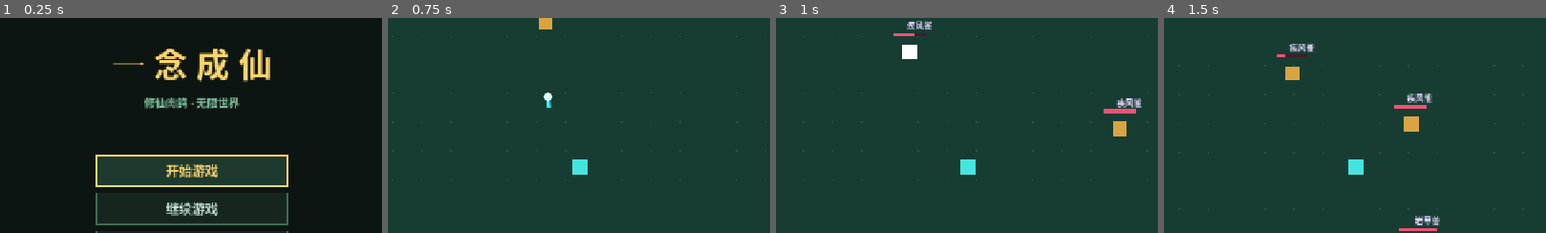
Above: before the commit, frames 1-4 (left to right).
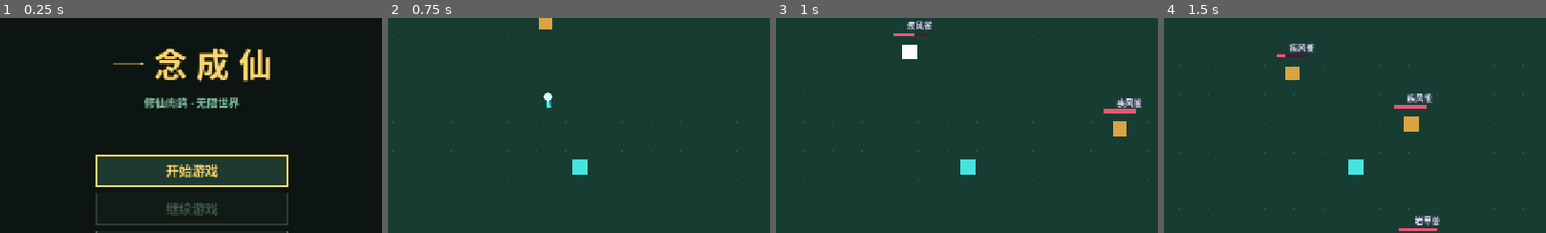
Above: after the commit, the same moments.

Repository: AkiFinn3/yinian-cheng-xian
Game: Godot game, scene res://scenes/main.tscn
Two runs of this game, one before a commit and one after it. Both use one fixed random seed, a clock stepped at 60 frames per second and the inputs below.
Inputs (mouse positions are % of the whole screen's width and height, from its top left):
- Up to frame 1 (0.25 s): no input
- Up to frame 2 (0.75 s): tap Enter at 0.5, 0.6 s; move the mouse to (72, 45) at 0.52 s; hold Right (ui_right) from 0.53 s (still down); click (72, 45) at 0.67 s
- Up to frame 3 (1 s): keep holding Right (ui_right); tap Space at 0.77 s; tap Keypad Enter at 0.8 s
- Up to frame 4 (1.5 s): tap Space at 1.07 s; move the mouse to (30, 55) at 1.27 s; release Right (ui_right) at 1.28 s; hold Down (ui_down) from 1.28 s (still down); tap Keypad Enter at 1.35 s; click (30, 55) at 1.42 s
The pictures show only the part of the screen within x 25-75%, y 15-65%; the shares and areas given below are measured in that part.

The runs differ from the first frame. In frame 1, 1.3% of the frame differs, in the area x 25-76%, y 81-97%; in frame 2, nothing differs; in frame 3, nothing differs; in frame 4, nothing differs.

Commit message:
v0.18.0 存档系统
- 单槽位 JSON 存档（user://save.json），版本号 1
- 自动存档每 15 秒，只在安全状态写盘
- 存档 6 组：player/progress/stats/items/skills/session
- 主菜单「继续游戏」读档，显示存档摘要，无存档时变灰
- 暂停菜单新增「保存进度」，返回主菜单前自动存
- 损坏存档/版本不匹配安全拒绝
- 不存临时状态（妖兽/晶石/剑气/障碍物），读档后按境界重建

测试：语法通过、900 帧 0 错误、31 项状态核对、自动存档 15.01 秒、全流程全通过

Diff:
--- a/scripts/main.gd
+++ b/scripts/main.gd
@@ -276,6 +276,12 @@
 
 	run_time += delta
 
+	# 自动存档：每 15 秒一次（只在安全状态才真的写盘）
+	save_timer += delta
+	if save_timer >= AUTOSAVE_INTERVAL:
+		save_timer = 0.0
+		save_game()
+
 	damage_cooldown = maxf(0.0, damage_cooldown - delta)
 	sword_cooldown = maxf(0.0, sword_cooldown - delta)
 	invincible_timer = maxf(0.0, invincible_timer - delta)
@@ -1942,9 +1948,9 @@
 		if event is InputEventKey and event.pressed and not event.echo:
 			match event.keycode:
 				KEY_UP, KEY_W:
-					pause_selection = (pause_selection + 1) % 2
+					pause_selection = (pause_selection + 2) % 3
 				KEY_DOWN, KEY_S:
-					pause_selection = (pause_selection + 1) % 2
+					pause_selection = (pause_selection + 1) % 3
 				KEY_ENTER, KEY_KP_ENTER:
 					select_pause_menu(pause_selection)
 				KEY_ESCAPE:
@@ -2021,7 +2027,7 @@
 # 主菜单与暂停（v0.17.0）
 # ==========================================
 
-# 主菜单选项：0 开始游戏 / 1 继续上次 / 2 退出
+# 主菜单选项：0 开始游戏 / 1 继续游戏 / 2 退出
 func select_main_menu(index: int) -> void:
 	match index:
 		0:
@@ -2029,20 +2035,34 @@
 			is_paused = false
 			restart_game()
 		1:
-			# 暂无存档系统，先按新开处理
 			in_main_menu = false
 			is_paused = false
-			restart_game()
+			if not load_game():
+				# 没有存档或存档损坏 → 按新开处理
+				restart_game()
+				message_text = "未找到存档，已重新开始"
+				message_timer = 2.0
 		2:
 			get_tree().quit()
 
 
+# 暂停选项：0 继续 / 1 保存进度 / 2 返回主菜单
 func select_pause_menu(index: int) -> void:
 	match index:
 		0:
 			is_paused = false
 		1:
+			# 手动保存（暂停中也能存，先临时放开暂停标记）
 			is_paused = false
+			var ok := save_game()
+			is_paused = true
+			message_text = "进度已保存" if ok else "当前状态无法保存"
+			message_timer = 2.0
+			pause_selection = 0
+		2:
+			# 返回主菜单前自动存一次
+			is_paused = false
+			save_game()
 			in_main_menu = true
 
 
@@ -2078,7 +2098,7 @@
 
 
 func get_pause_index_at(pos: Vector2) -> int:
-	for i in range(2):
+	for i in range(3):
 		if get_pause_item_rect(i).has_point(pos):
 			return i
 	return -1
@@ -2111,17 +2131,30 @@
 
 	var labels := ["开始游戏", "继续游戏", "退出"]
 	var hovered := get_hovered_menu_index()
+	var info := get_save_info()
+	var has_saved := not info.is_empty()
 
 	for i in range(3):
 		var rect := get_menu_item_rect(i)
 		var is_hover := (i == hovered) or (i == menu_selection and hovered < 0)
-
-		if is_hover:
+		# 没有存档时「继续游戏」变灰
+		var disabled := (i == 1 and not has_saved)
+
+		if disabled:
+			draw_rect(rect, Color("#121a16"))
+			draw_rect(rect, Color("#2a3d33"), false, 1.0)
+		elif is_hover:
 			draw_rect(rect, Color("#1e3a2e"))
 			draw_rect(rect, Color("#ffd76e"), false, 2.0)
 		else:
 			draw_rect(rect, Color("#16261f"))
 			draw_rect(rect, Color("#3f6b55"), false, 1.0)
+
+		var label_color := Color("#c8e8d8")
+		if disabled:
+			label_color = Color("#3f5a4b")
+		elif is_hover:
+			label_color = Color("#ffd76e")
 
 		draw_string(
 			ThemeDB.fallback_font,
@@ -2130,7 +2163,19 @@
 			HORIZONTAL_ALIGNMENT_CENTER,
 			rect.size.x,
 			22,
-			Color("#ffd76e") if is_hover else Color("#c8e8d8")
+			label_color
+		)
+
+	# 存档摘要（显示在「继续游戏」下方）
+	if has_saved:
+		draw_string(
+			ThemeDB.fallback_font,
+			Vector2(0, get_menu_item_rect(2).position.y + get_menu_item_rect(2).size.y + 34.0),
+			"存档：" + str(info.get("label", "?")) + "     " + str(info.get("saved_at", "")),
+			HORIZONTAL_ALIGNMENT_CENTER,
+			screen_size.x,
+			14,
+			Color("#6f9f85")
 		)
 
 	draw_string(
@@ -2158,10 +2203,10 @@
 		Color("#ffd76e")
 	)
 
-	var labels := ["继续游戏", "返回主菜单"]
+	var labels := ["继续游戏", "保存进度", "返回主菜单"]
 	var hovered := get_hovered_pause_index()
 
-	for i in range(2):
+	for i in range(3):
 		var rect := get_pause_item_rect(i)
 		var is_hover := (i == hovered) or (i == pause_selection and hovered < 0)
 
@@ -2201,6 +2246,197 @@
 func get_hovered_pause_index() -> int:
 	var mouse := get_viewport().get_mouse_position()
 	return get_pause_index_at(mouse)
+
+
+# ==========================================
+# 存档系统（v0.18.0）
+# 单槽位 JSON，存在 user://save.json
+# 只存「安全点」：升级/劫难/仙道界面中不存，避免读到半截状态
+# 妖兽、晶石、剑气、障碍物属于临时状态，不存档；读档后按当前境界重新生成
+# ==========================================
+
+const SAVE_PATH := "user://save.json"
+const SAVE_VERSION := 1
+const AUTOSAVE_INTERVAL := 15.0
+
+var save_timer: float = 0.0
+
+
+func has_save() -> bool:
+	return FileAccess.file_exists(SAVE_PATH)
+
+
+# 读取存档摘要（不加载整局游戏，只给主菜单显示用）
+func get_save_info() -> Dictionary:
+	if not has_save():
+		return {}
+	var file := FileAccess.open(SAVE_PATH, FileAccess.READ)
+	if file == null:
+		return {}
+	var text := file.get_as_text()
+	file.close()
+	var parsed = JSON.parse_string(text)
+	if typeof(parsed) != TYPE_DICTIONARY:
+		return {}
+	return parsed
+
+
+func delete_save() -> void:
+	if has_save():
+		DirAccess.remove_absolute(SAVE_PATH)
+
+
+# JSON 数组 → 字符串数组（JSON 读回来是普通 Array，不能直接赋给 Array[String]）
+func to_string_array(value) -> Array[String]:
+	var out: Array[String] = []
+	if value is Array:
+		for item in value:
+			out.append(str(item))
+	return out
+
+
+func save_game() -> bool:
+	# 只在安全时机存档
+	if in_main_menu or is_paused or is_game_over:
+		return false
+	if upgrade_pending or path_choice_pending or tribulation_reward_pending \
+			or artifact_drop_pending or tribulation_pending or boss_active:
+		return false
+
+	var data := {
+		"version": SAVE_VERSION,
+		"saved_at": Time.get_datetime_string_from_system(),
+		"label": get_full_realm_name() + " · 第" + str(wave) + "波",
+		"player": {
+			"pos": [player_pos.x, player_pos.y],
+			"max_hp": player_max_hp,
+			"hp": player_hp,
+		},
+		"progress": {
+			"kill_count": kill_count,
+			"cultivation": cultivation,
+			"realm_index": realm_index,
+			"stage_index": stage_index,
+			"immortal_path": immortal_path,
+			"immortal_stage": immortal_stage,
+			"tribulation_count": tribulation_count,
+		},
+		"stats": {
+			"sword_bonus": sword_bonus,
+			"damage_reduction": damage_reduction,
+			"speed_bonus": speed_bonus,
+			"crit_bonus": crit_bonus,
+			"hp_regen": hp_regen,
+			"attack_interval": attack_interval,
+			"attack_range": attack_range,
+			"sword_element": sword_element,
+			"extra_shots": extra_shots,
+			"pierce": pierce,
+		},
+		"items": {
+			"talisman_bag": talisman_bag,
+			"selected_talisman": selected_talisman,
+			"unlocked_sword": unlocked_sword,
+			"formation_bag": formation_bag,
+			"artifacts": artifacts,
+			"xp_bonus": xp_bonus,
+			"kill_heal": kill_heal,
+			"low_hp_armor": low_hp_armor,
+			"crit_dmg_bonus": crit_dmg_bonus,
+		},
+		"skills": learned_skills,
+		"session": {
+			"wave": wave,
+			"wave_kills": wave_kills,
+			"run_time": run_time,
+			"distance_traveled": distance_traveled,
+		},
+	}
+
+	var file := FileAccess.open(SAVE_PATH, FileAccess.WRITE)
+	if file == null:
+		return false
+	file.store_string(JSON.stringify(data, "\t"))
+	file.close()
+	return true
+
+
+func load_game() -> bool:
+	if not has_save():
+		return false
+
+	var file := FileAccess.open(SAVE_PATH, FileAccess.READ)
+	if file == null:
+		return false
+	var text := file.get_as_text()
+	file.close()
+
+	var parsed = JSON.parse_string(text)
+	if typeof(parsed) != TYPE_DICTIONARY:
+		return false
+	var data: Dictionary = parsed
+
+	# 版本不匹配直接放弃（避免读到旧格式导致状态错乱）
+	if int(data.get("version", 0)) != SAVE_VERSION:
+		return false
+
+	restart_game()   # 先回到干净状态，再覆盖
+
+	var p: Dictionary = data.get("player", {})
+	var pos_arr = p.get("pos", [0, 0])
+	if pos_arr is Array and pos_arr.size() >= 2:
+		player_pos = Vector2(float(pos_arr[0]), float(pos_arr[1]))
+	player_max_hp = maxi(1, int(p.get("max_hp", 100)))
+	player_hp = clampi(int(p.get("hp", player_max_hp)), 1, player_max_hp)
+
+	var pr: Dictionary = data.get("progress", {})
+	kill_count = maxi(0, int(pr.get("kill_count", 0)))
+	cultivation = maxi(0, int(pr.get("cultivation", 0)))
+	realm_index = clampi(int(pr.get("realm_index", 0)), 0, REALMS.size() - 1)
+	stage_index = clampi(int(pr.get("stage_index", 0)), 0, 2)
+	immortal_path = str(pr.get("immortal_path", ""))
+	immortal_stage = clampi(int(pr.get("immortal_stage", 0)), 0, 3)
+	tribulation_count = maxi(0, int(pr.get("tribulation_count", 0)))
+
+	var st: Dictionary = data.get("stats", {})
+	sword_bonus = int(st.get("sword_bonus", 0))
+	damage_reduction = clampf(float(st.get("damage_reduction", 0.0)), 0.0, 0.7)
+	speed_bonus = float(st.get("speed_bonus", 0.0))
+	crit_bonus = clampf(float(st.get("crit_bonus", 0.0)), 0.0, 100.0)
+	hp_regen = float(st.get("hp_regen", 0.0))
+	attack_interval = maxf(0.1, float(st.get("attack_interval", 0.55)))
+	attack_range = float(st.get("attack_range", 420.0))
+	sword_element = str(st.get("sword_element", "none"))
+	extra_shots = int(st.get("extra_shots", 0))
+	pierce = bool(st.get("pierce", false))
+
+	var it: Dictionary = data.get("items", {})
+	talisman_bag = to_string_array(it.get("talisman_bag", []))
+	selected_talisman = int(it.get("selected_talisman", 0))
+	unlocked_sword = str(it.get("unlocked_sword", ""))
+	formation_bag = to_string_array(it.get("formation_bag", []))
+	artifacts = to_string_array(it.get("artifacts", []))
+	xp_bonus = float(it.get("xp_bonus", 0.0))
+	kill_heal = int(it.get("kill_heal", 0))
+	low_hp_armor = float(it.get("low_hp_armor", 0.0))
+	crit_dmg_bonus = float(it.get("crit_dmg_bonus", 0.0))
+
+	learned_skills = to_string_array(data.get("skills", []))
+
+	var se: Dictionary = data.get("session", {})
+	wave = maxi(1, int(se.get("wave", 1)))
+	wave_kills = maxi(0, int(se.get("wave_kills", 0)))
+	run_time = maxf(0.0, float(se.get("run_time", 0.0)))
+	distance_traveled = maxf(0.0, float(se.get("distance_traveled", 0.0)))
+
+	# 按读回的境界重建场景与妖兽
+	update_scene()
+	update_camera()
+	obstacles.clear()
+	obstacle_cells.clear()
+	refill_enemies()
+	save_timer = 0.0
+	return true
 
 
 func restart_game() -> void:
@@ -2279,6 +2515,7 @@
 	attack_cooldown = 0.0
 	message_timer = 0.0
 	message_text = ""
+	save_timer = 0.0
 
 	reset_enemies()
 
Not shown, changed: AGENTS.md
Not shown, changed: docs/01-当前状态.md
Not shown, changed: docs/05-版本与备份.md
